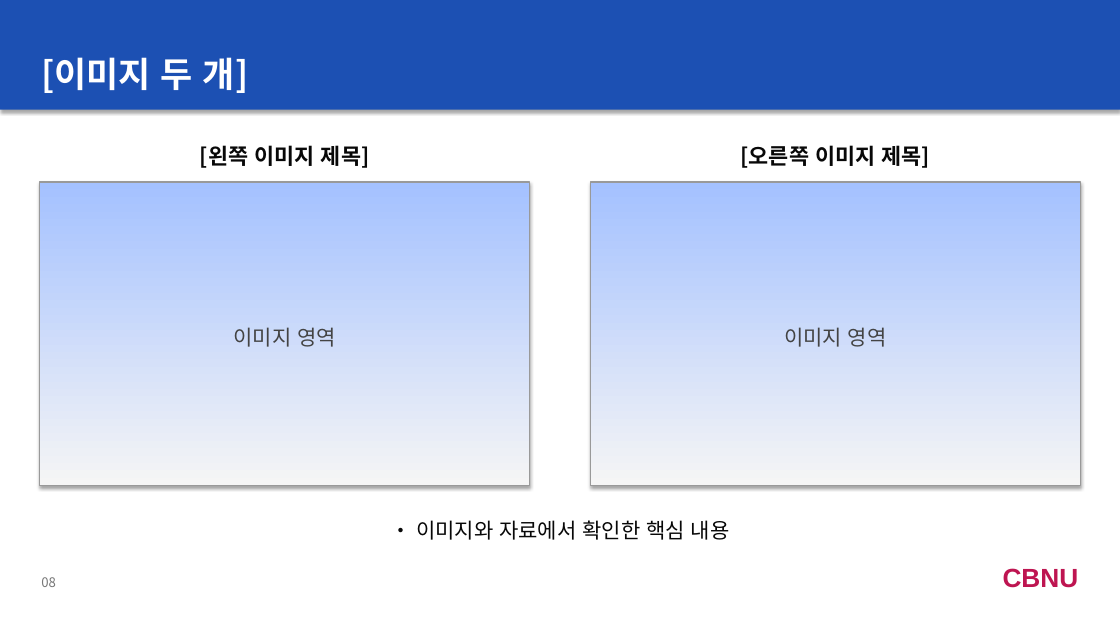
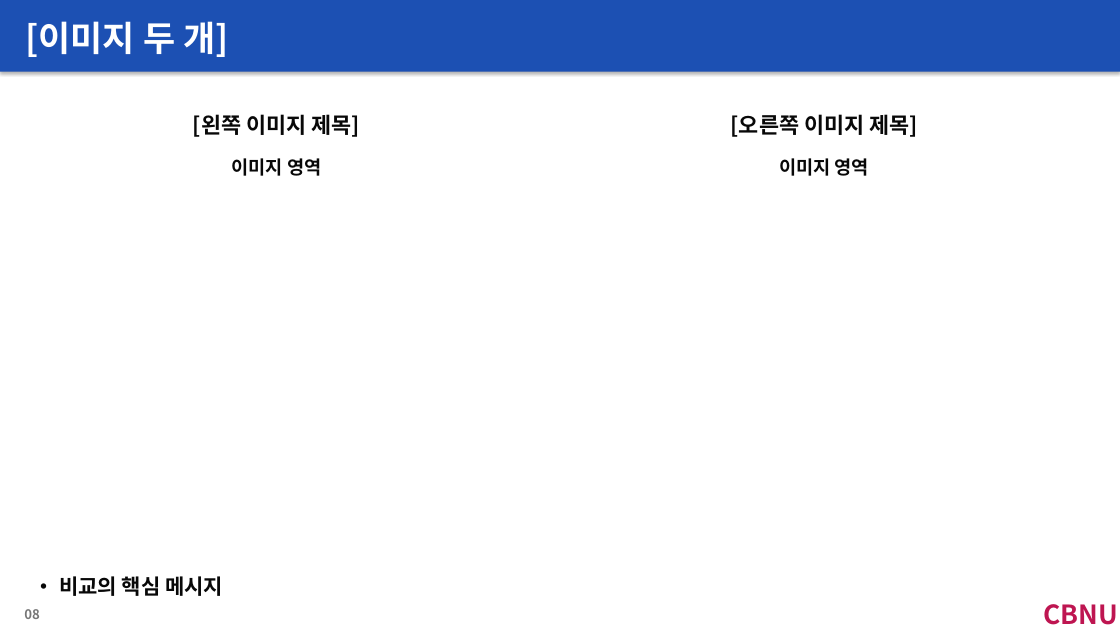
Before and after one commit to Minjea31/ppt_workspace, a slide deck: slide 8 of templet/base.pptx. Drawn at 1120x630 pixels with LibreOffice and Linux fonts; fonts in the diff are those of the drawing. Boxes give left, top, right and bottom in pixels: in the first picture for what was removed or moved away, otherwise in the second. Text is boxed around its words. In the diff, an @@ line names an element or a change of style, - is before the commit and + after.

```diff
--- a/templet/base.pptx
+++ b/templet/base.pptx
@@ rectangle: place and size @@
-rectangle at bbox=[0, 0, 1120, 110]
+rectangle at bbox=[0, 0, 1120, 71]
@@ rectangle at bbox=[0, 0, 1120, 71]: shadow changed @@
@@ text "[이미지 두 개]" rewrapped from bbox=[41, 57, 249, 93] to bbox=[25, 21, 229, 57] @@
@@ text "[왼쪽 이미지 제목]": place and size @@
-text "[왼쪽 이미지 제목]" at bbox=[200, 145, 369, 168]
+text "[왼쪽 이미지 제목]" at bbox=[193, 114, 360, 137]
@@ text "[오른쪽 이미지 제목]": place and size @@
-text "[오른쪽 이미지 제목]" at bbox=[741, 145, 930, 168]
+text "[오른쪽 이미지 제목]" at bbox=[731, 114, 917, 137]
@@ text "이미지 영역": place and size @@
-text "이미지 영역" at bbox=[39, 182, 529, 486]
+text "이미지 영역" at bbox=[232, 158, 321, 176]
@@ text "이미지 영역" at bbox=[232, 158, 321, 176]: size 18 to 16 pt, text colour #444444 to #080808, bold on; more space between paragraphs; vertical alignment middle to top; fill gradient #F5F5F5 to #A4C4FF to none; outline #999999 1 pt to none; shadow off @@
@@ text "이미지 영역" at bbox=[779, 158, 869, 176]: size 18 to 16 pt, text colour #444444 to #080808, bold on; more space between paragraphs; vertical alignment middle to top; fill gradient #F5F5F5 to #A4C4FF to none; outline #999999 1 pt to none; shadow off @@
@@ text "이미지 영역": place and size @@
-text "이미지 영역" at bbox=[591, 182, 1081, 486]
+text "이미지 영역" at bbox=[779, 158, 869, 176]
@@ text removed at bbox=[416, 520, 730, 540] @@
-• 이미지와 자료에서 확인한 핵심 내용
@@ text added at bbox=[59, 576, 223, 596], 18 pt, text #080808, bold @@
+• 비교의 핵심 메시지
@@ text "CBNU": place and size @@
-text "CBNU" at bbox=[1003, 568, 1079, 588]
+text "CBNU" at bbox=[1044, 604, 1119, 625]
@@ text "CBNU" at bbox=[1044, 604, 1119, 625]: size 22.5 to 22.6 pt, font Arial to Noto Sans CJK KR; more space between paragraphs @@
@@ text "08": place and size @@
-text "08" at bbox=[41, 577, 56, 587]
+text "08" at bbox=[24, 609, 40, 619]
@@ text "08" at bbox=[24, 609, 40, 619]: size 11.2 to 11.3 pt, bold on @@
```
Also in this commit, not shown: 6 other slides changed, 3 slides added, 1 slide removed, 39 other files.
